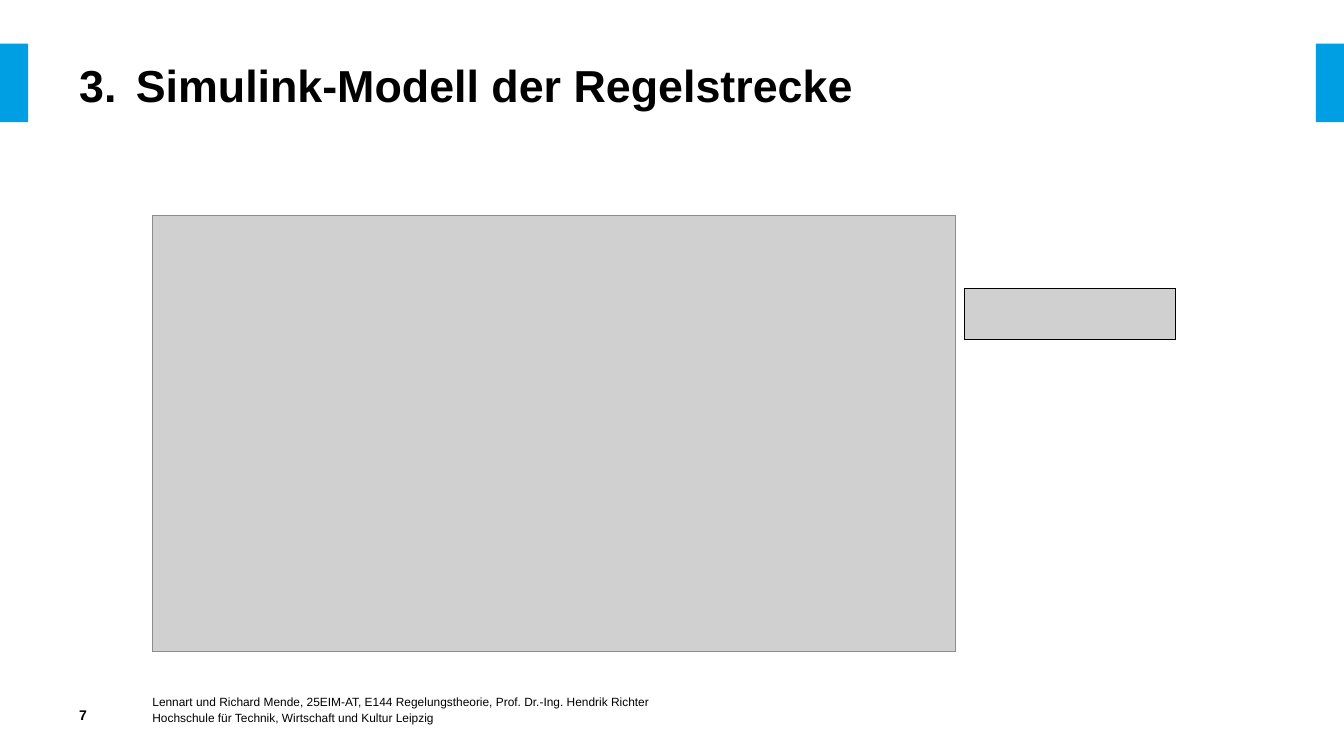
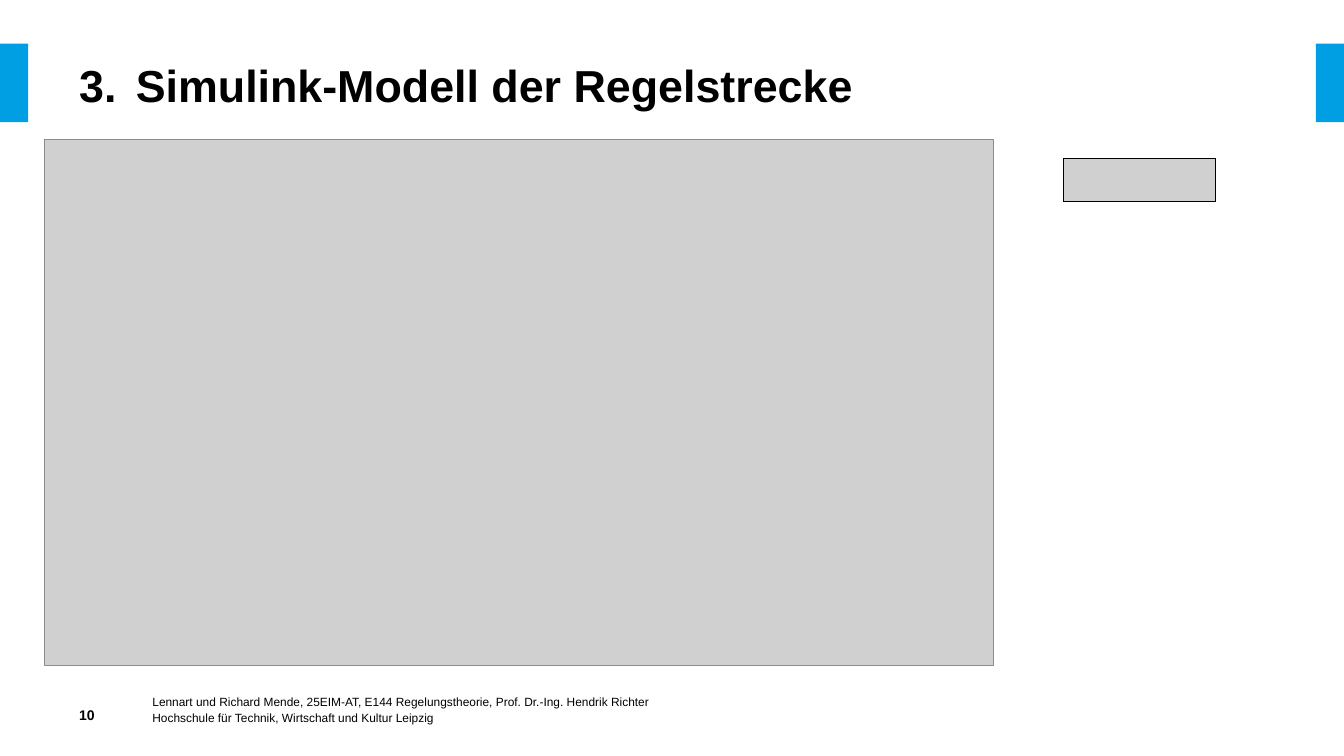
Before and after one commit to LennartMende/ColpittsOscillator, a slide deck: slide 10 of Zwischenpräsentation.pptx (slide 7 before the commit). Drawn at 1344x756 pixels with LibreOffice and Linux fonts; fonts in the diff are those of the drawing; grey boxes stand for pictures; background and template pictures are left out. Boxes give left, top, right and bottom in pixels: in the first picture for what was removed or moved away, otherwise in the second. Text is boxed around its words. In the diff, an @@ line names an element or a change of style, - is before the commit and + after.

```diff
--- a/Zwischenpräsentation.pptx
+++ b/Zwischenpräsentation.pptx
@@ picture: place and size @@
-picture at [152,216,956,652]
+picture at [44,139,993,665]
@@ picture added at [1064,158,1216,202] @@
@@ picture removed at [965,288,1176,339] @@
@@ page number at [79,710,95,720]: text changed @@
-7
+10
```
Also in this commit, not shown: 6 other slides changed, 2 slides removed.
